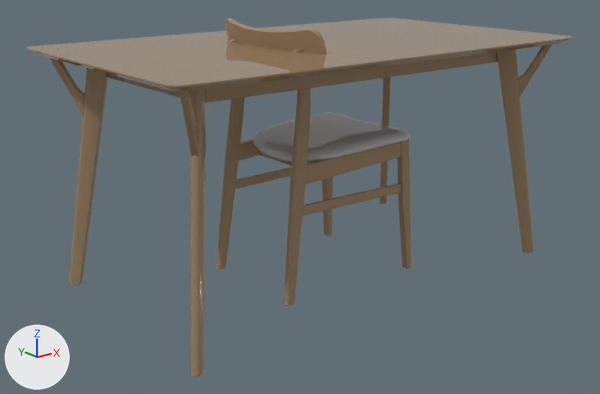
What one commit did to the FBX model 3dSource/Furniture/KitchenTable.FBX.
One viewpoint serves both versions: a 50 mm camera at (-1.647, -1.991, 1.05) aimed at (-0.062, -0.009, 0.257). The axes (+X, +Y, +Z) are drawn at lower left. The lights are the same throughout. Where no turn or scale is listed for an object, it has been applied to the vertices.

The first picture shows 'KitchenChair', 'KitchenTable'.
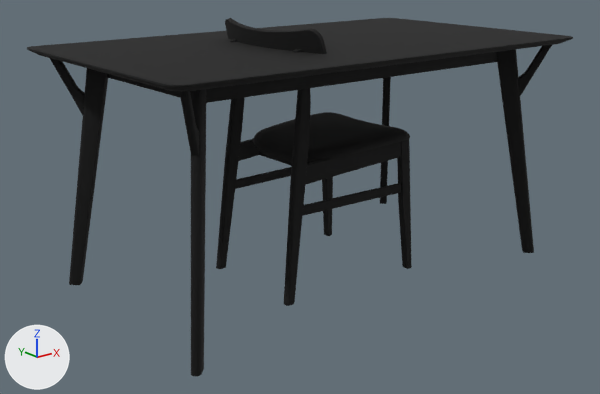
What changed in the scene script:
```text
Add mat_material__25:
    mat_material__25 = principled_material('Material #25')
    mat_material__25.base_color = (0.0, 0.0, 0.0)  # black #000000
    mat_material__25.roughness = 0.9
Add mat_material__34:
    mat_material__34 = principled_material('Material #34')
    mat_material__34.base_color = (0.0, 0.0, 0.0)  # black #000000
    mat_material__34.roughness = 0.9
Change me_mesh_001:
    where me_mesh_001.from_pydata(...)  # 3344 vertices, 6436 faces; spans x -0.259..0.26, y -0.235..0.235, z 0.0..0.809
    used by ob_kitchenchair; location = (0.0, 0.0, 0.0)
    me_mesh_001 part 1: all 4816 faces that had it switch from mat_material__42 (brown #9f8465) to mat_material__25 (black #000000)
    me_mesh_001 part 2: all 1620 faces that had it switch from mat_material__43 (grey #bcbcbc) to mat_material__34 (black #000000)
Change me_mesh:
    used by ob_kitchentable; location = (0.0, 0.0, 0.0)
    remove me_mesh.from_pydata(...)  # 2542 vertices, 4816 faces; spans x -0.747..0.747, y -0.432..0.432, z -0.001..0.742
    add me_mesh.from_pydata(...)  # 2540 vertices, 4812 faces; spans x -0.747..0.747, y -0.432..0.432, z -0.001..0.742
    me_mesh part 3
    2 vertices are removed from x 0.0, y 0.0, z 0.722..0.742
    168 faces are deleted
    164 new faces join them
    me_mesh part 4: 4648 faces spanning x -0.747..0.747, y -0.432..0.432, z -0.001..0.742 switch from mat_material__42 (brown #9f8465) to mat_material__25 (black #000000)
```

Changed parts and their boxes [x1, y1, x2, y2] in the pictures (600 x 394 px; the box of a moved part takes in the faces that stretch with it):
part 1 of me_mesh_001, recoloured (brown to black): [216, 18, 412, 306] in both
part 2 of me_mesh_001, recoloured (grey to black): [253, 112, 410, 162] in both
part 3 of me_mesh, moved or reshaped: [34, 18, 566, 84] in both
part 4 of me_mesh, recoloured (brown to black): [27, 18, 573, 376] in both
